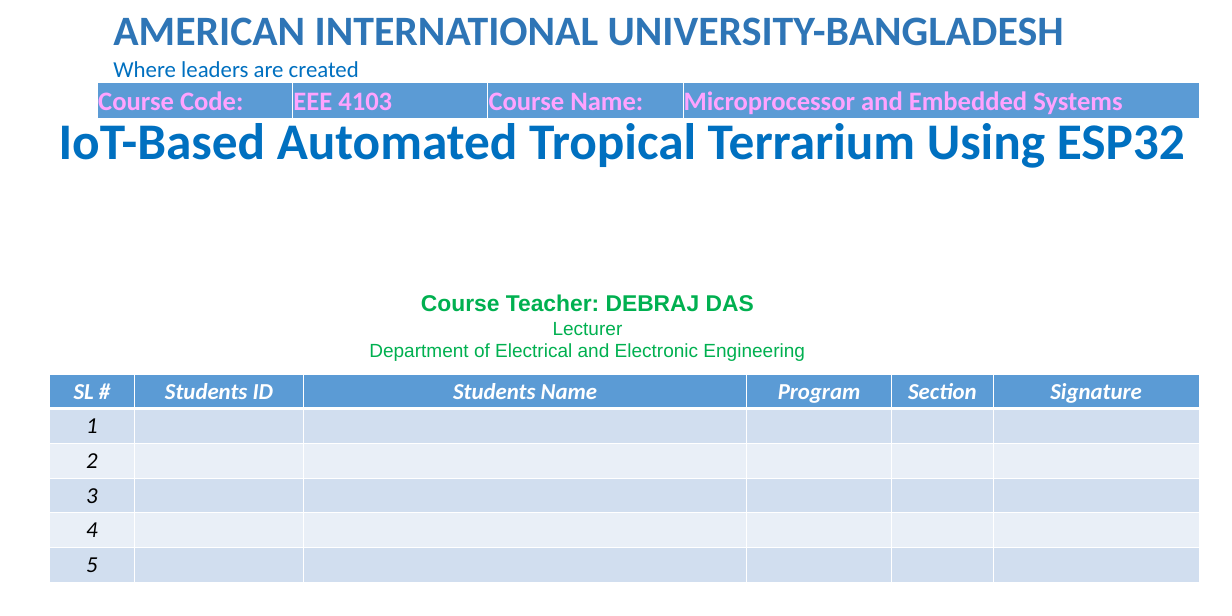
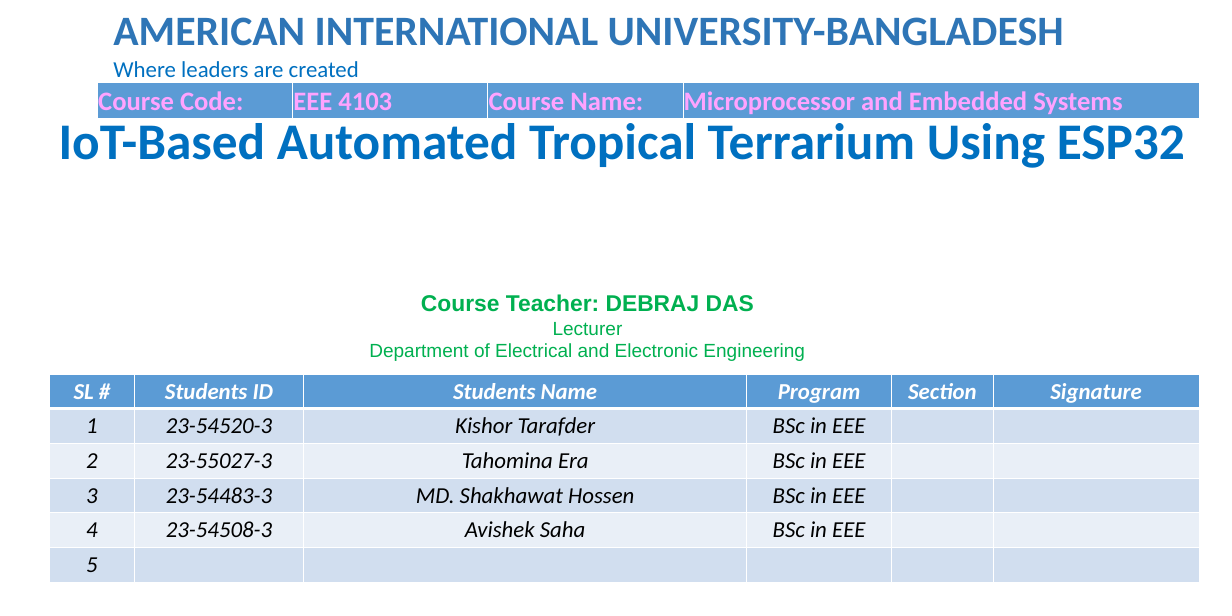
Before and after one commit to kishorkishor/Terrarium, a slide deck: slide 1 of TERRARIUM-Presentation.pptx. Drawn at 1232x616 pixels with LibreOffice and Linux fonts; fonts in the diff are those of the drawing; background and template pictures are left out. Boxes give left, top, right and bottom in pixels: in the first picture for what was removed or moved away, otherwise in the second. Text is boxed around its words. In the diff, an @@ line names an element or a change of style, - is before the commit and + after.

```diff
--- a/TERRARIUM-Presentation.pptx
+++ b/TERRARIUM-Presentation.pptx
@@ table at [49, 374, 1199, 579] @@
-row 2: 1 |  |  |  |  | 
+row 2: 1 | 23-54520-3 | Kishor Tarafder | BSc in EEE |  | 
-row 3: 2 |  |  |  |  | 
+row 3: 2 | 23-55027-3 | Tahomina Era | BSc in EEE |  | 
-row 4: 3 |  |  |  |  | 
+row 4: 3 | 23-54483-3 | MD. Shakhawat Hossen | BSc in EEE |  | 
-row 5: 4 |  |  |  |  | 
+row 5: 4 | 23-54508-3 | Avishek Saha | BSc in EEE |  | 
```
Also in this commit, not shown: 3 other files.
